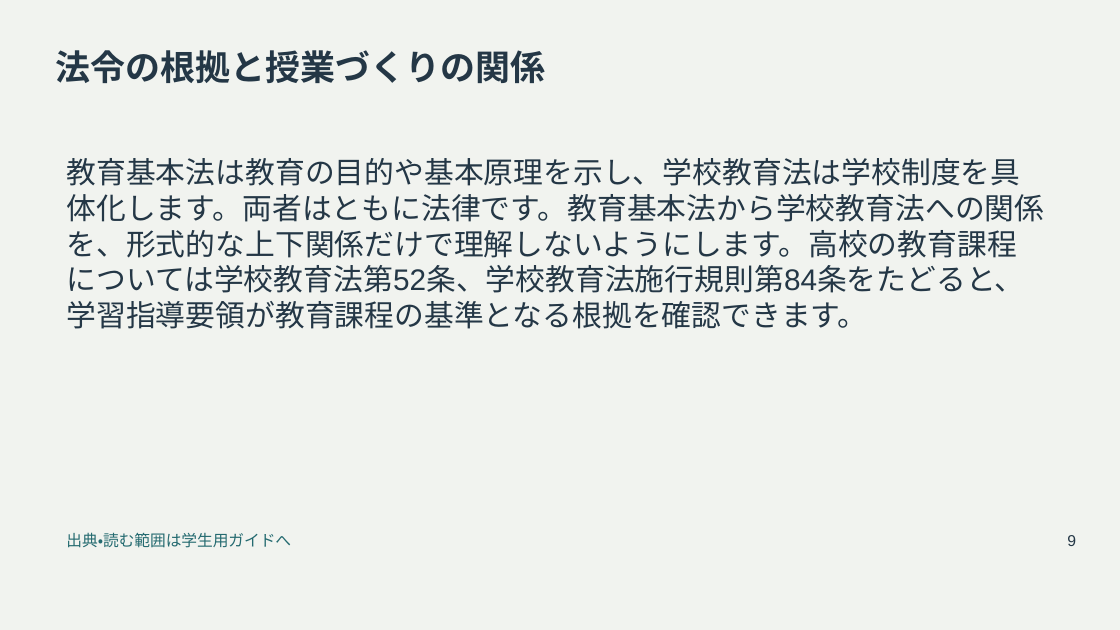
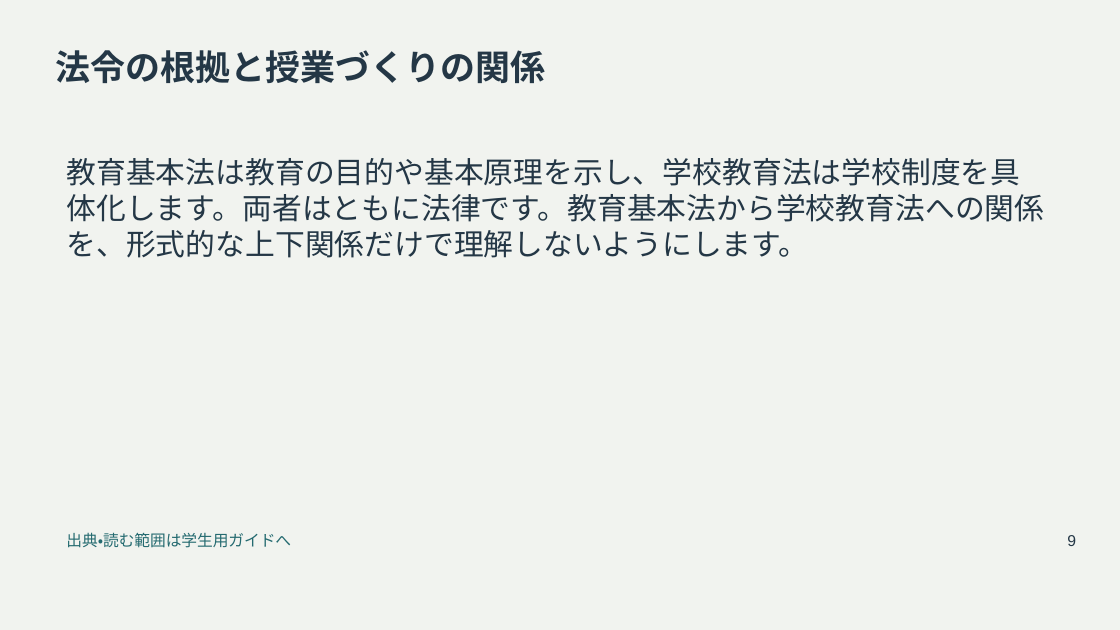
Before and after one commit to zooc-14calbp/industrial-education-i, a slide deck: slide 9 of reorganized/20261105/main/05/slides.pptx. Drawn at 1120x630 pixels with LibreOffice and Linux fonts; fonts in the diff are those of the drawing. Boxes give left, top, right and bottom in pixels: in the first picture for what was removed or moved away, otherwise in the second. Text is boxed around its words. In the diff, an @@ line names an element or a change of style, - is before the commit and + after.

```diff
--- a/reorganized/20261105/main/05/slides.pptx
+++ b/reorganized/20261105/main/05/slides.pptx
@@ text at (67,158,1045,258): text changed @@
-教育基本法は教育の目的や基本原理を示し、学校教育法は学校制度を具体化します。両者はともに法律です。教育基本法から学校教育法への関係を、形式的な上下関係だけで理解しないようにします。高校の教育課程については学校教育法第52条、学校教育法施行規則第84条をたどると、学習指導要領が教育課程の基準となる根拠を確認できます。
+教育基本法は教育の目的や基本原理を示し、学校教育法は学校制度を具体化します。両者はともに法律です。教育基本法から学校教育法への関係を、形式的な上下関係だけで理解しないようにします。
```
Also in this commit, not shown: 24 other slides changed, 19 slides added, 16 other files.
